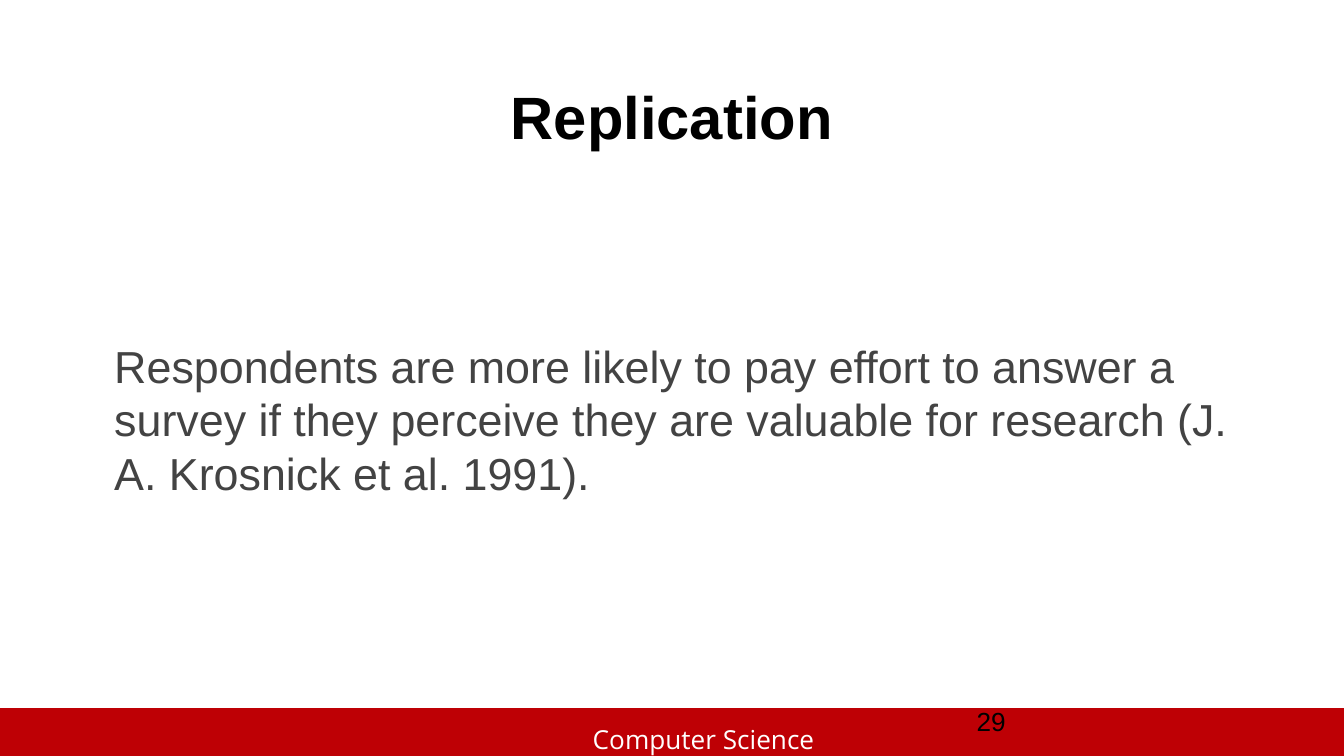
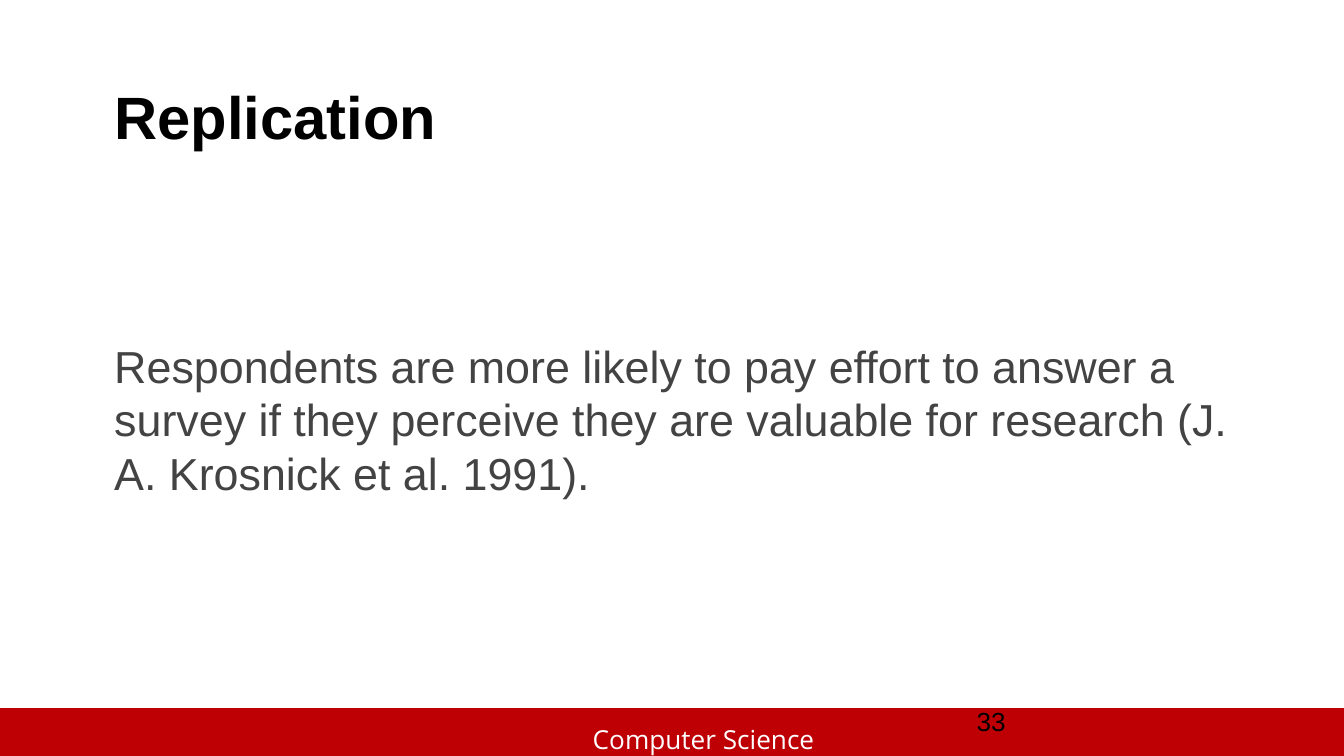
Before and after one commit to slhttc/slhttc.github.io, a slide deck: slide 33 of cv/Exploring Crowd Consistency in a Mechanical Turk Survey.pptx (slide 29 before the commit). Drawn at 1344x756 pixels with LibreOffice and Linux fonts; fonts in the diff are those of the drawing; background and template pictures are left out. Boxes give left, top, right and bottom in pixels: in the first picture for what was removed or moved away, otherwise in the second. Text is boxed around its words. In the diff, an @@ line names an element or a change of style, - is before the commit and + after.

```diff
--- a/cv/Exploring Crowd Consistency in a Mechanical Turk Survey.pptx
+++ b/cv/Exploring Crowd Consistency in a Mechanical Turk Survey.pptx
@@ title "Replication" at (x1=114, y1=95, x2=436, y2=150): alignment centre to left @@
@@ page number at (x1=977, y1=712, x2=1006, y2=732): text changed @@
-29
+33
```
Also in this commit, not shown: 5 other slides changed, 7 slides added, 3 slides removed.
